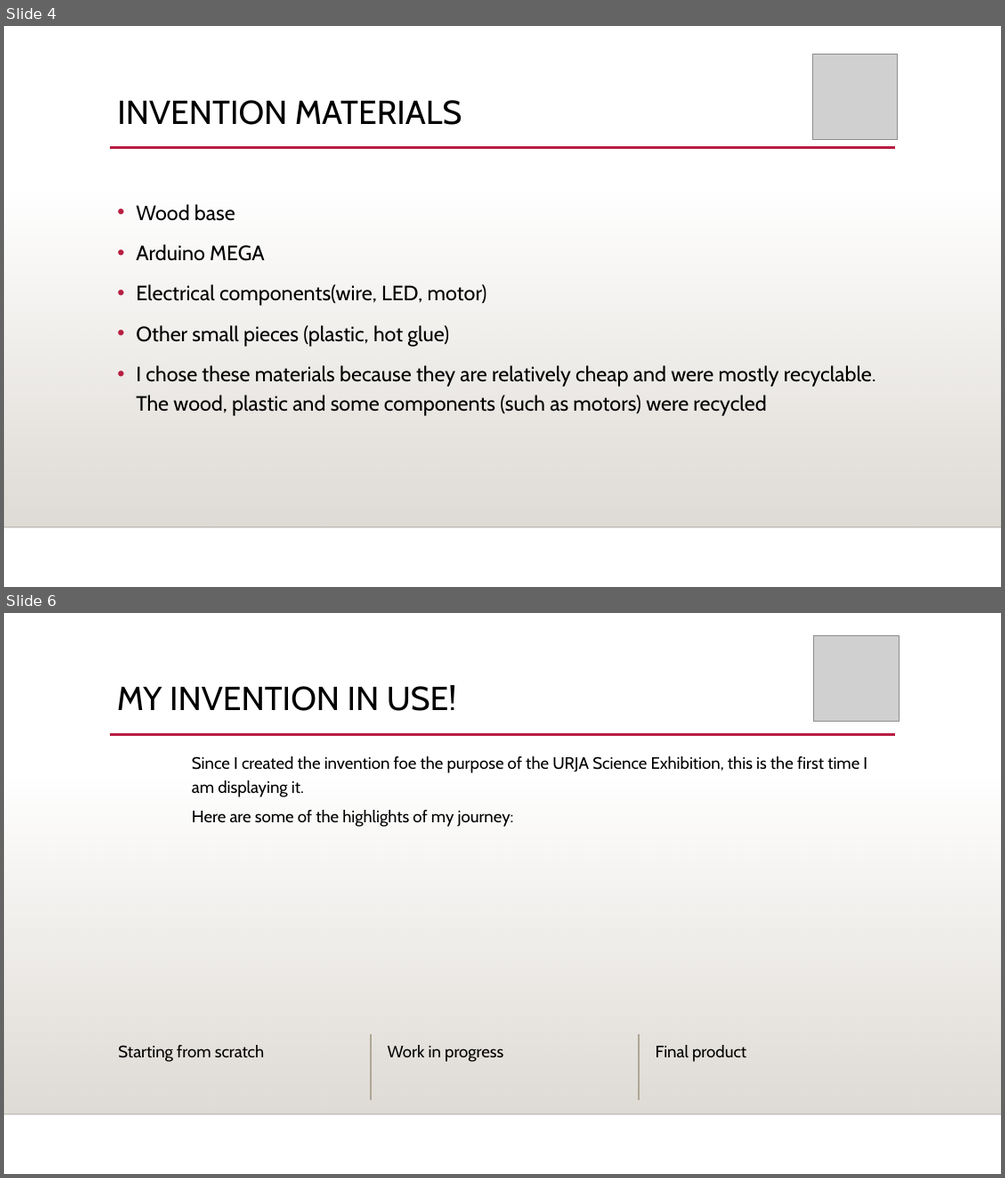
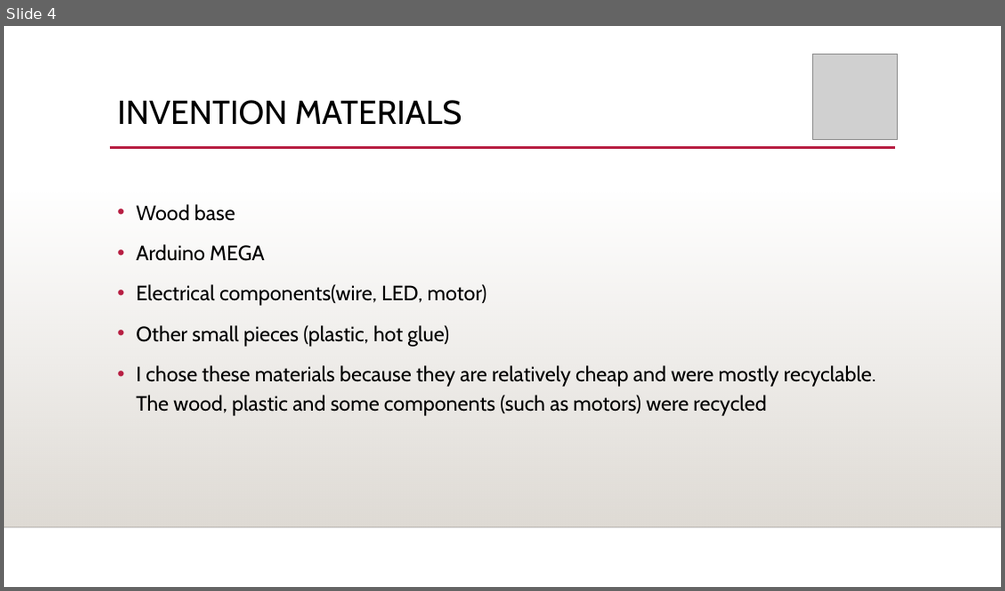
Before and after one commit to sammarth-k/xoSim, a slide deck: Exoplanet simulator info.pptx. Shown one above the other, each under a label of ours: slides 4 and 6 before the commit, slide 4 after it; the slides between them are not shown. The pictures are 1005x1178 and 1005x591 pixels, drawn with LibreOffice and Linux fonts; fonts in the diff are those of the drawing; grey boxes stand for pictures; background and template pictures are left out. Boxes give left, top, right and bottom in pixels: in the first picture for what was removed or moved away, otherwise in the second. Text is boxed around its words. In the diff, an @@ line names an element or a change of style, - is before the commit and + after.

```diff
--- a/Exoplanet simulator info.pptx
+++ b/Exoplanet simulator info.pptx
@@ slide 6 removed at (x1=4, y1=613, x2=1001, y2=1174), background picture (left out); not listed: 3 template elements that a slide beside it also shows @@
@@ picture removed at (x1=813, y1=636, x2=898, y2=722) @@
@@ title removed at (x1=117, y1=685, x2=457, y2=711) @@
-MY INVENTION IN USE!
@@ text removed at (x1=192, y1=756, x2=867, y2=827) @@
-    Since I created the invention foe the purpose of the URJA Science Exhibition, this is the first time I am displaying it.
-    Here are some of the highlights of my journey:
@@ line removed from (371, 1034) to (371, 1100) @@
@@ line removed from (638, 1034) to (638, 1100) @@
@@ text removed at (x1=118, y1=1045, x2=265, y2=1062) @@
-Starting from scratch
@@ text removed at (x1=388, y1=1045, x2=503, y2=1062) @@
-Work in progress
@@ text removed at (x1=655, y1=1045, x2=746, y2=1062) @@
-Final product
```
Also in this commit, not shown: 1 slide changed, 12 other files.
